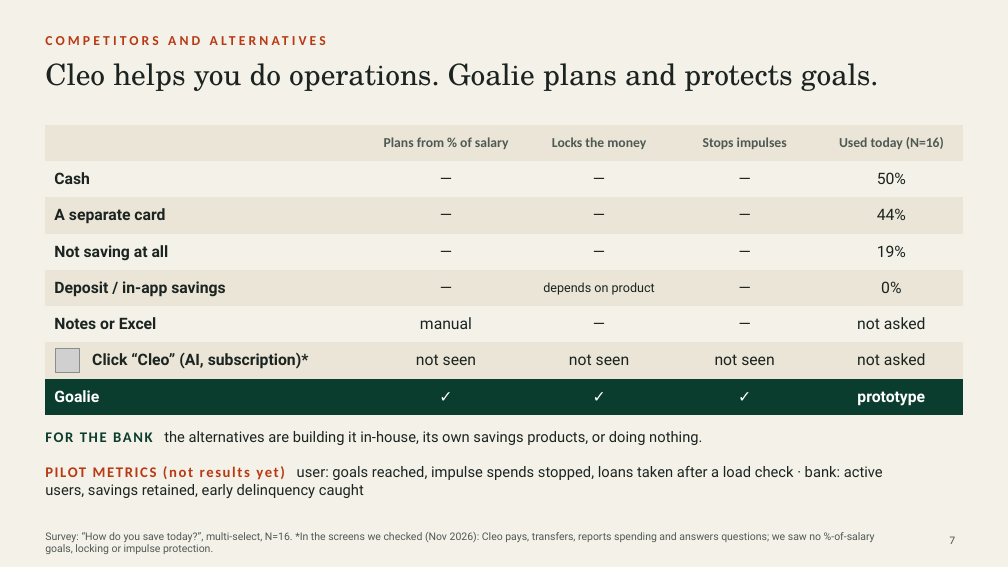
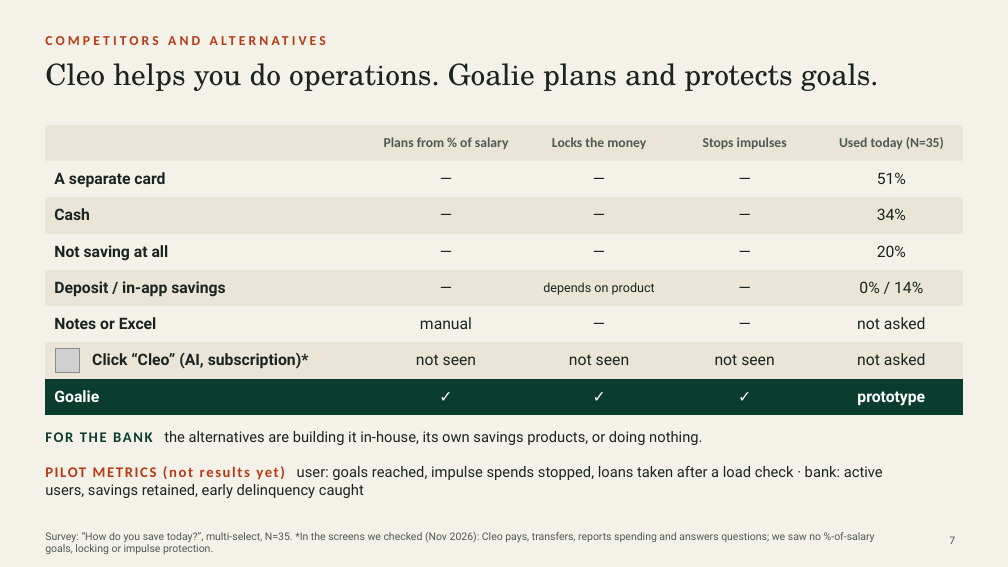
Before and after one commit to quixtorm/Goalie, a slide deck: slide 7 of pitch/Goalie_pitch_Infinity.pptx. Drawn at 1008x567 pixels with LibreOffice and Linux fonts; fonts in the diff are those of the drawing; grey boxes stand for pictures. Boxes give left, top, right and bottom in pixels: in the first picture for what was removed or moved away, otherwise in the second. Text is boxed around its words. In the diff, an @@ line names an element or a change of style, - is before the commit and + after.

```diff
--- a/pitch/Goalie_pitch_Infinity.pptx
+++ b/pitch/Goalie_pitch_Infinity.pptx
@@ table at box(45, 125, 963, 410) @@
-row 1, column 5: Used today (N=16)
+row 1, column 5: Used today (N=35)
-row 2, column 1: Cash
+row 2, column 1: A separate card
-row 2, column 5: 50%
+row 2, column 5: 51%
-row 3, column 1: A separate card
+row 3, column 1: Cash
-row 3, column 5: 44%
+row 3, column 5: 34%
-row 4, column 5: 19%
+row 4, column 5: 20%
-row 5, column 5: 0%
+row 5, column 5: 0% / 14%
@@ text at box(45, 532, 875, 554): text changed @@
-Survey: “How do you save today?”, multi-select, N=16. *In the screens we checked (Nov 2026): Cleo pays, transfers, reports spending and answers questions; we saw no %-of-salary goals, locking or impulse protection.
+Survey: “How do you save today?”, multi-select, N=35. *In the screens we checked (Nov 2026): Cleo pays, transfers, reports spending and answers questions; we saw no %-of-salary goals, locking or impulse protection.
```
Also in this commit, not shown: 2 other slides changed, 4 other files.
